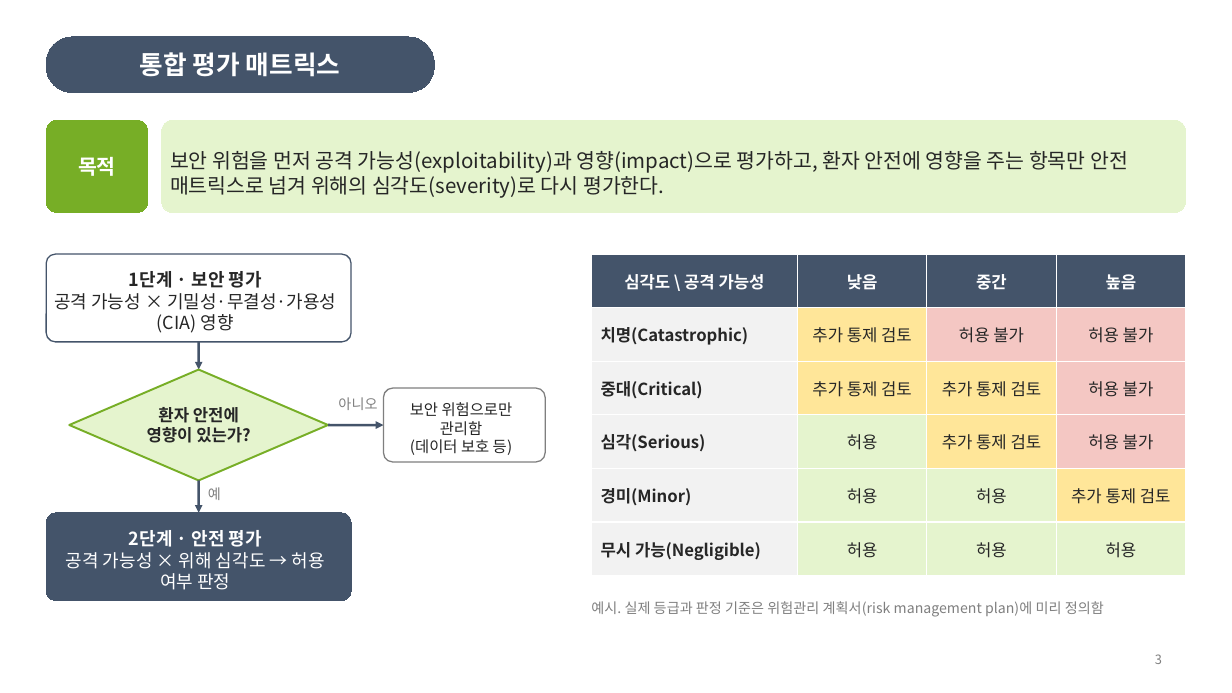
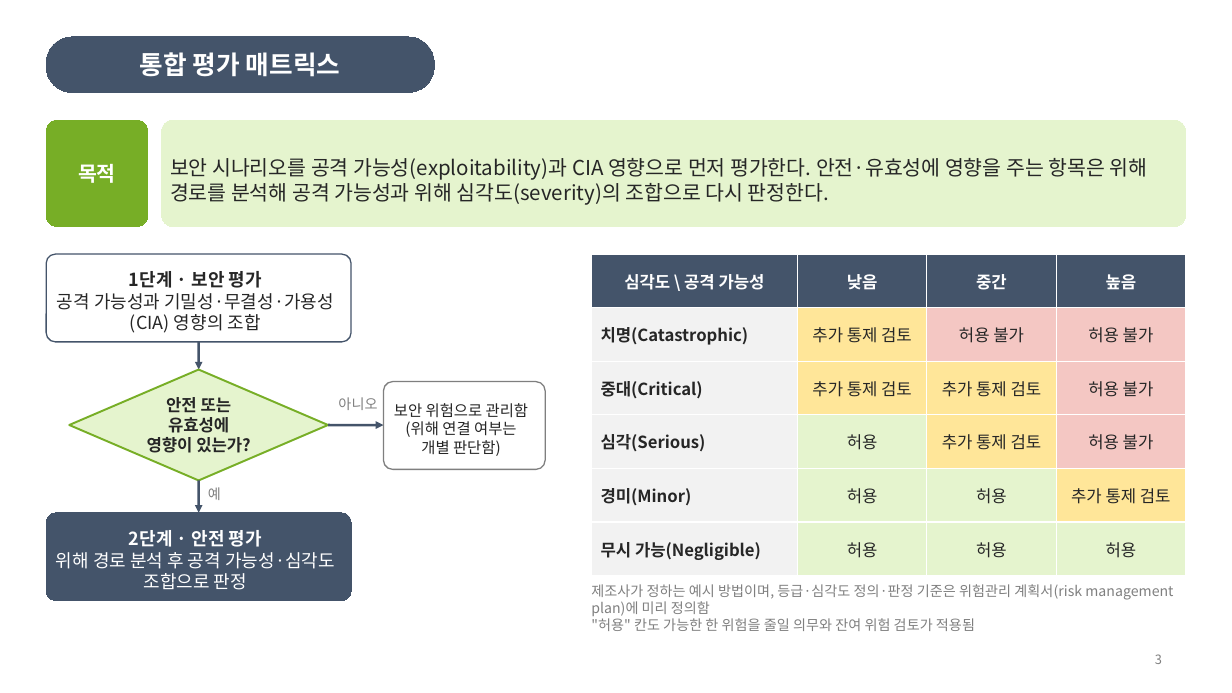
Before and after one commit to ckdtjs0911-glitch/Seony-example, a slide deck: slide 3 of ppt/cybersecurity_risk/사이버보안_위험관리_검토전초안.pptx. Drawn at 1232x693 pixels with LibreOffice and Linux fonts; fonts in the diff are those of the drawing. Boxes give left, top, right and bottom in pixels: in the first picture for what was removed or moved away, otherwise in the second. Text is boxed around its words. In the diff, an @@ line names an element or a change of style, - is before the commit and + after.

```diff
--- a/ppt/cybersecurity_risk/사이버보안_위험관리_검토전초안.pptx
+++ b/ppt/cybersecurity_risk/사이버보안_위험관리_검토전초안.pptx
@@ rounded rectangle "목적": place and size @@
-rounded rectangle "목적" at bbox=[46, 120, 148, 213]
+rounded rectangle "목적" at bbox=[46, 120, 148, 226]
@@ rounded rectangle "보안 시나리오를 공격 가능성(exploitability)과 CIA ...": place and size @@
-rounded rectangle "보안 시나리오를 공격 가능성(exploitability)과 CIA ..." at bbox=[162, 120, 1186, 213]
+rounded rectangle "보안 시나리오를 공격 가능성(exploitability)과 CIA ..." at bbox=[162, 120, 1186, 226]
@@ text in rounded rectangle at bbox=[170, 158, 1148, 205]: text changed @@
-보안 위험을 먼저 공격 가능성(exploitability)과 영향(impact)으로 평가하고, 환자 안전에 영향을 주는 항목만 안전 매트릭스로 넘겨 위해의 심각도(severity)로 다시 평가한다.
+보안 시나리오를 공격 가능성(exploitability)과 CIA 영향으로 먼저 평가한다. 안전·유효성에 영향을 주는 항목은 위해 경로를 분석해 공격 가능성과 위해 심각도(severity)의 조합으로 다시 판정한다.
@@ text in rounded rectangle at bbox=[57, 293, 333, 333]: text changed @@
-공격 가능성 × 기밀성·무결성·가용성(CIA) 영향
+공격 가능성과 기밀성·무결성·가용성(CIA) 영향의 조합
@@ proportions changed in 3 elements at bbox=[46, 120, 148, 226], bbox=[162, 120, 1186, 226], bbox=[384, 382, 545, 470] @@
@@ rounded rectangle "보안 위험으로 관리함": place and size @@
-rounded rectangle "보안 위험으로 관리함" at bbox=[384, 388, 545, 462]
+rounded rectangle "보안 위험으로 관리함" at bbox=[384, 382, 545, 470]
@@ text in diamond at bbox=[166, 397, 232, 433]: text changed @@
-환자 안전에
+안전 또는 유효성에
@@ text in rounded rectangle at bbox=[394, 403, 528, 456]: text changed @@
-보안 위험으로만 관리함
-(데이터 보호 등)
+보안 위험으로 관리함
+(위해 연결 여부는
+개별 판단함)
@@ text in rounded rectangle at bbox=[56, 552, 335, 590]: text changed @@
-공격 가능성 × 위해 심각도 → 허용 여부 판정
+위해 경로 분석 후 공격 가능성·심각도 조합으로 판정
@@ text at bbox=[591, 584, 1173, 631]: text changed @@
-예시. 실제 등급과 판정 기준은 위험관리 계획서(risk management plan)에 미리 정의함
+제조사가 정하는 예시 방법이며, 등급·심각도 정의·판정 기준은 위험관리 계획서(risk management plan)에 미리 정의함
+"허용" 칸도 가능한 한 위험을 줄일 의무와 잔여 위험 검토가 적용됨
@@ text "제조사가 정하는 예시 방법이며, 등급·심각도 ..." at bbox=[591, 584, 1173, 631]: vertical alignment middle to top @@
```
Also in this commit, not shown: 4 other slides changed, 2 other files.
